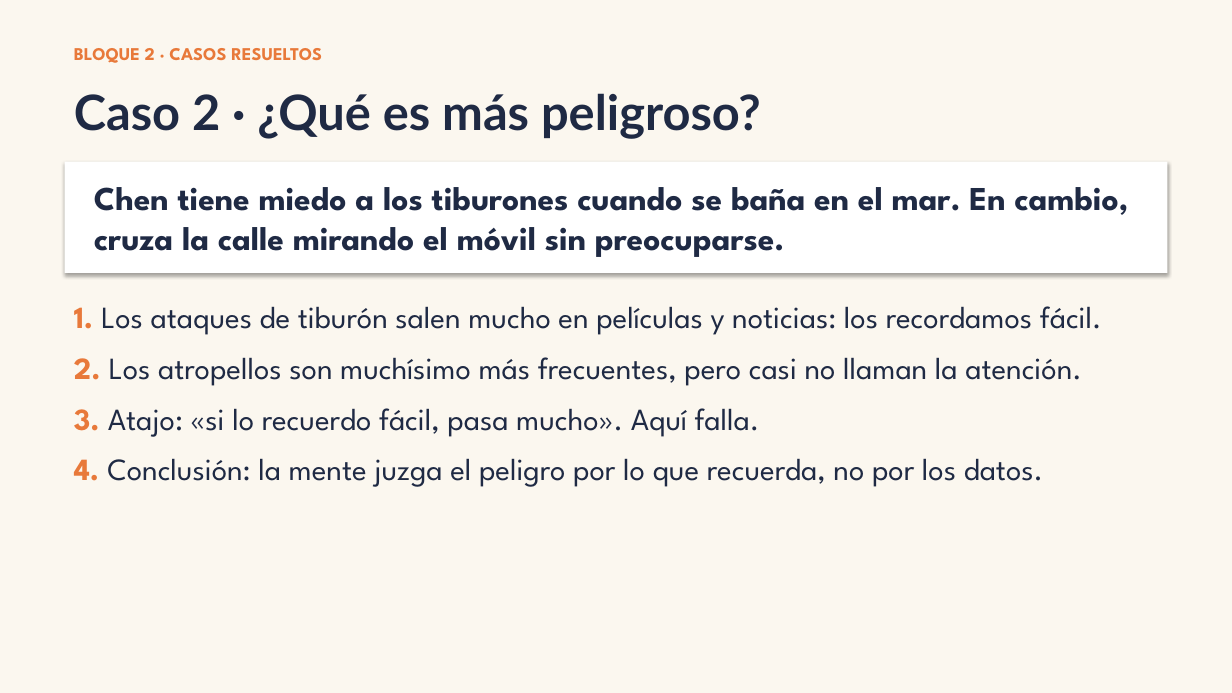
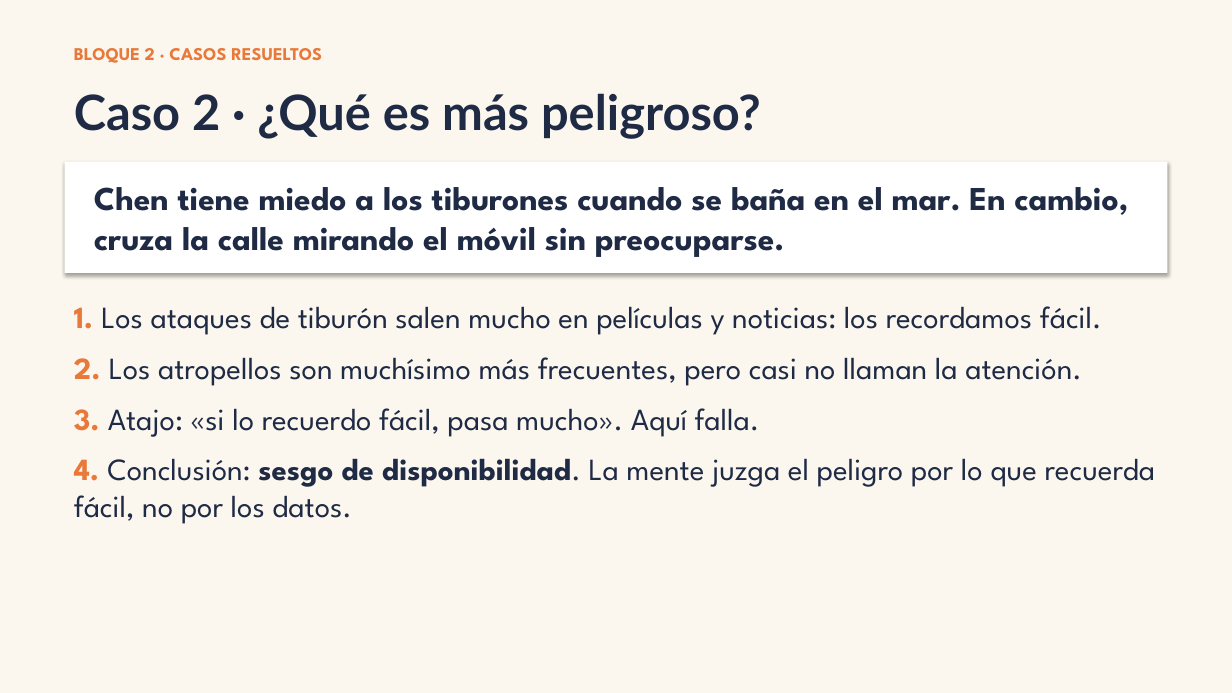
Before and after one commit to mikagiuri/pensamiento-critico-web, a slide deck: slide 12 of curso/pptx/S43.pptx (slide 11 before the commit). Drawn at 1232x693 pixels with LibreOffice and Linux fonts; fonts in the diff are those of the drawing. Boxes give left, top, right and bottom in pixels: in the first picture for what was removed or moved away, otherwise in the second. Text is boxed around its words. In the diff, an @@ line names an element or a change of style, - is before the commit and + after.

```diff
--- a/curso/pptx/S43.pptx
+++ b/curso/pptx/S43.pptx
@@ text at (x1=74, y1=458, x2=1155, y2=524): text changed @@
-4. Conclusión: la mente juzga el peligro por lo que recuerda, no por los datos.
+4. Conclusión: sesgo de disponibilidad. La mente juzga el peligro por lo que recuerda fácil, no por los datos.
```
Also in this commit, not shown: 1 slide added, 45 other files.
